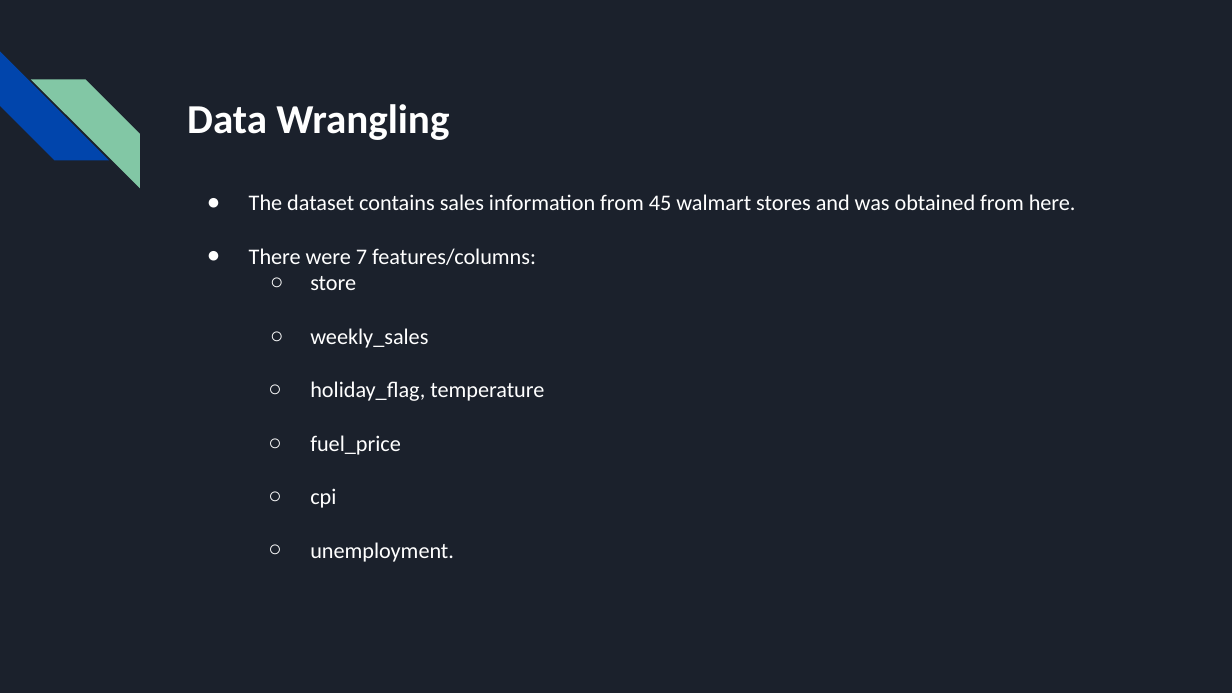
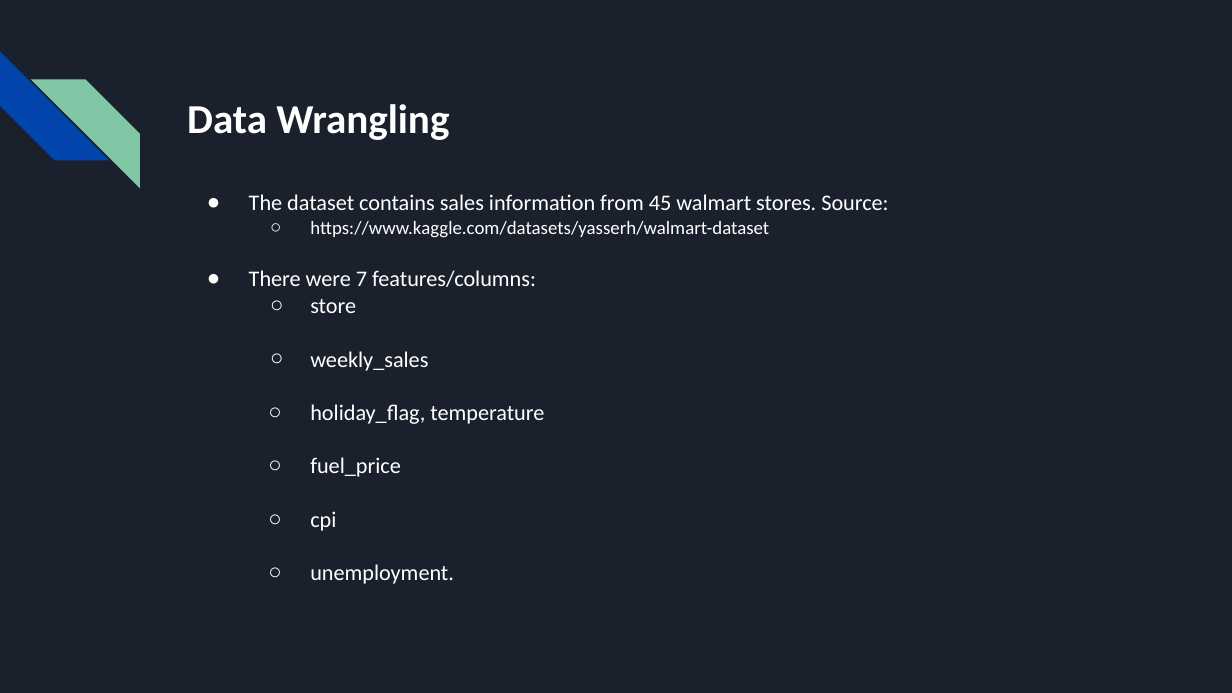
Before and after one commit to Daolaiya/SB_DS_Capstone_2, a slide deck: slide 3 of Final Project Presentation.pptx. Drawn at 1232x693 pixels with LibreOffice and Linux fonts; fonts in the diff are those of the drawing. Boxes give left, top, right and bottom in pixels: in the first picture for what was removed or moved away, otherwise in the second. Text is boxed around its words. In the diff, an @@ line names an element or a change of style, - is before the commit and + after.

```diff
--- a/Final Project Presentation.pptx
+++ b/Final Project Presentation.pptx
@@ text at bbox=[249, 194, 888, 238]: text changed @@
-● The dataset contains sales information from 45 walmart stores and was obtained from here.
+● The dataset contains sales information from 45 walmart stores. Source:
+  ○ https://www.kaggle.com/datasets/yasserh/walmart-dataset
```
Also in this commit, not shown: 1 other file.
